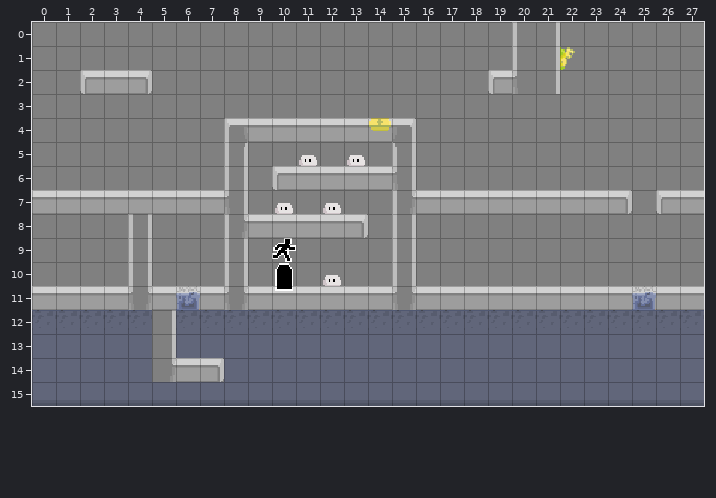
Tiled map, stored at assets/level.tmx. Above: the version before the commit.
Cells are 16x16 px. Shown: x 0..27, y 0..15.
After:
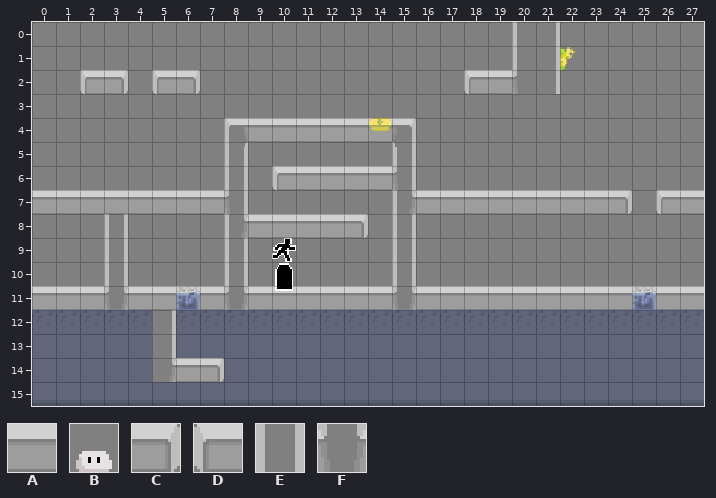
Key: from "tileset": A 17, B 40, C 48, D 48 flipped left-right, E 50, F 51.
_ is an empty cell.
Difference:
Layer "Tile Layer 1":
y 2: x 3..6 AC__ -> C_DC; x 18..19 _D -> DA
y 5: x 11 B -> _; x 13 B -> _
y 7: x 10 B -> _; x 12 B -> _
y 8..9: x 3..4 _E -> E_
y 10: x 3..4 _E -> E_; x 12 B -> _
y 11: x 3..4 AF -> FA
Where, in picture pixels (left, top, right, bottom), the same in both pictures:
changed: (121, 70, 200, 94)
changed: (464, 70, 495, 94)
removed: (299, 155, 317, 166)
removed: (347, 155, 365, 166)
removed: (275, 203, 293, 214)
removed: (323, 203, 341, 214)
changed: (104, 214, 152, 310)
removed: (323, 275, 341, 286)
